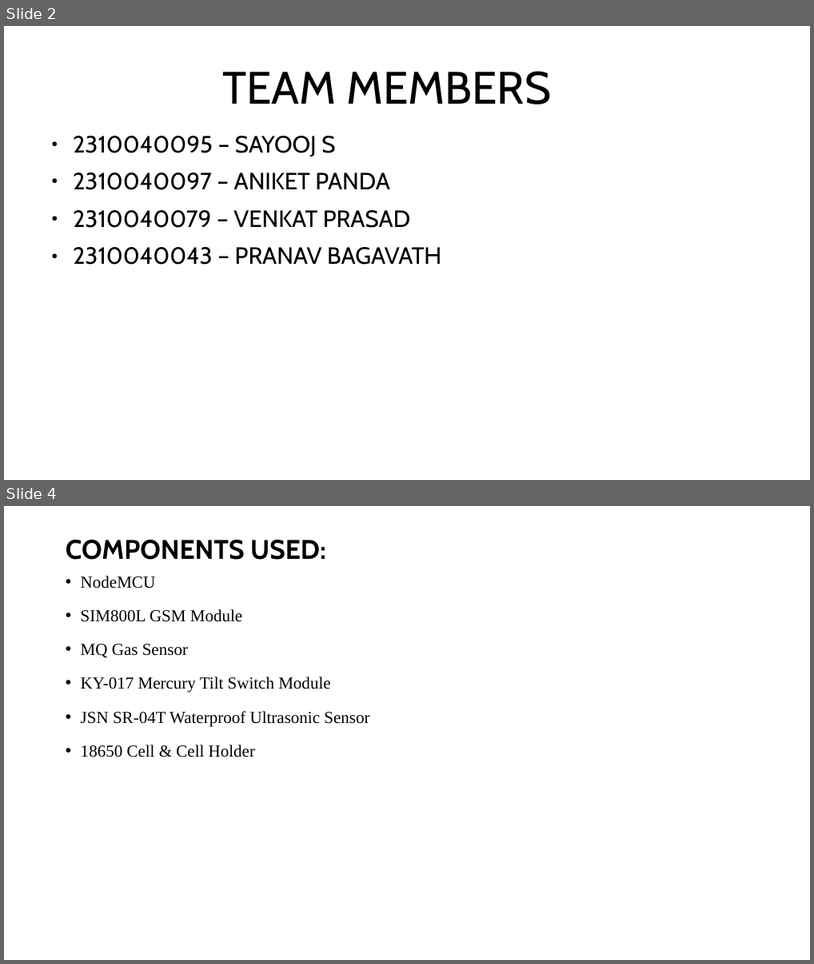
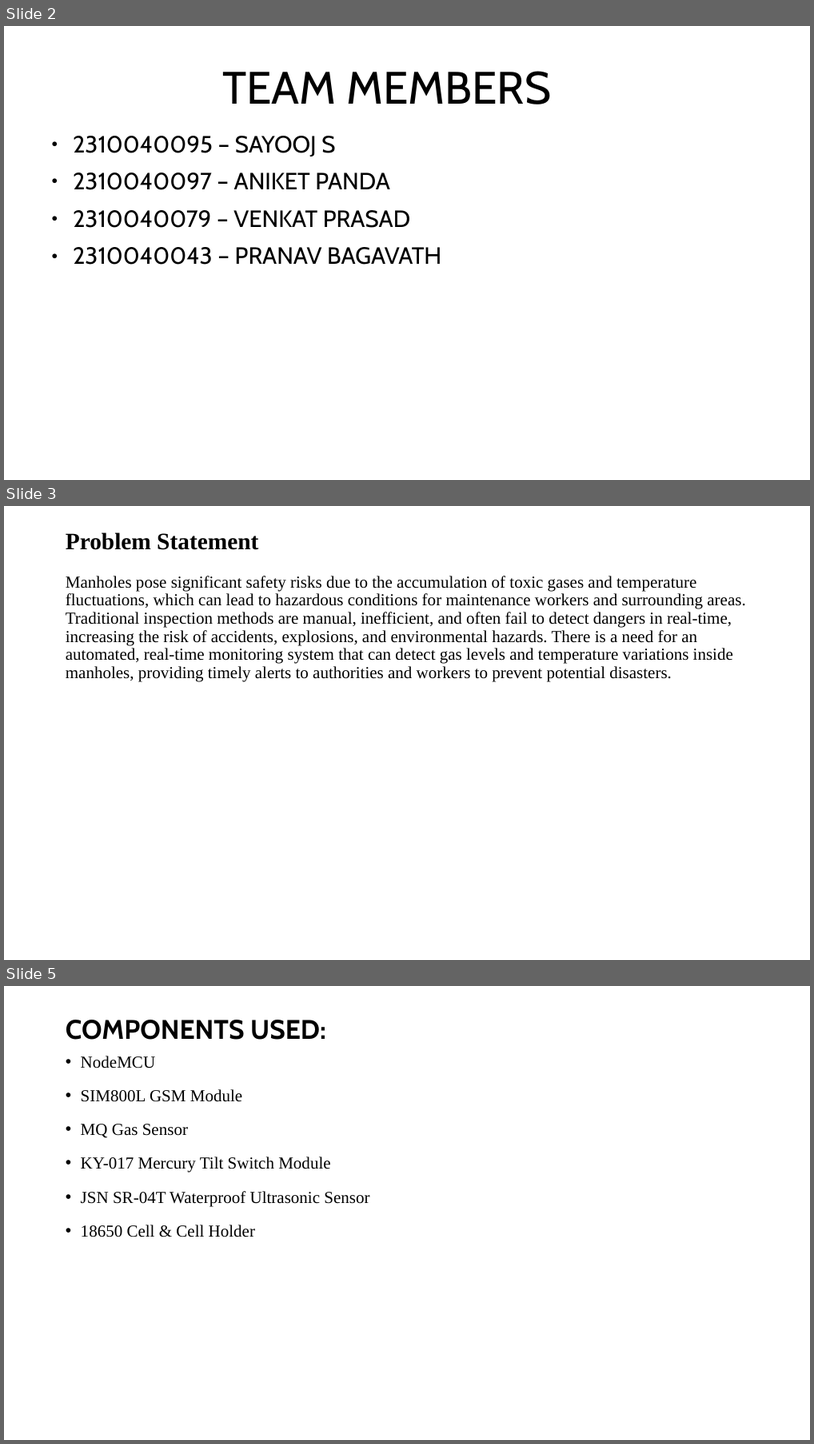
Before and after one commit to sayoojs123/PBL-ECE-2_2, a slide deck: SIL/SIL REVIEW 1 EDITED ppt.pptx. Shown one above the other, each under a label of ours: slides 2 and 4 before the commit, slides 2, 3 and 5 after it; the slides between them are not shown. The pictures are 814x964 and 814x1444 pixels, drawn with LibreOffice and Linux fonts; fonts in the diff are those of the drawing. Boxes give left, top, right and bottom in pixels: in the first picture for what was removed or moved away, otherwise in the second. Text is boxed around its words. In the diff, an @@ line names an element or a change of style, - is before the commit and + after.

```diff
--- a/SIL/SIL REVIEW 1 EDITED ppt.pptx
+++ b/SIL/SIL REVIEW 1 EDITED ppt.pptx
@@ slide 3 added at (4,506,810,960), background #FFFFFF @@
@@ text added at (66,532,746,682), 20 pt, text #000000 @@
+Problem Statement
+Manholes pose significant safety risks due to the accumulation of toxic gases and temperature fluctuations, which can lead to hazardous conditions for maintenance workers and surrounding areas. Traditional inspection methods are manual, inefficient, and often fail to detect dangers in real-time, increasing the risk of accidents, explosions, and environmental hazards. There is a need for an automated, real-time monitoring system that can detect gas levels and temperature variations inside manholes, providing timely alerts to authorities and workers to prevent potential disasters.
@@ what was slide 4 is now slide 5 @@
```
Also in this commit, not shown: 1 slide changed, 3 other files.
